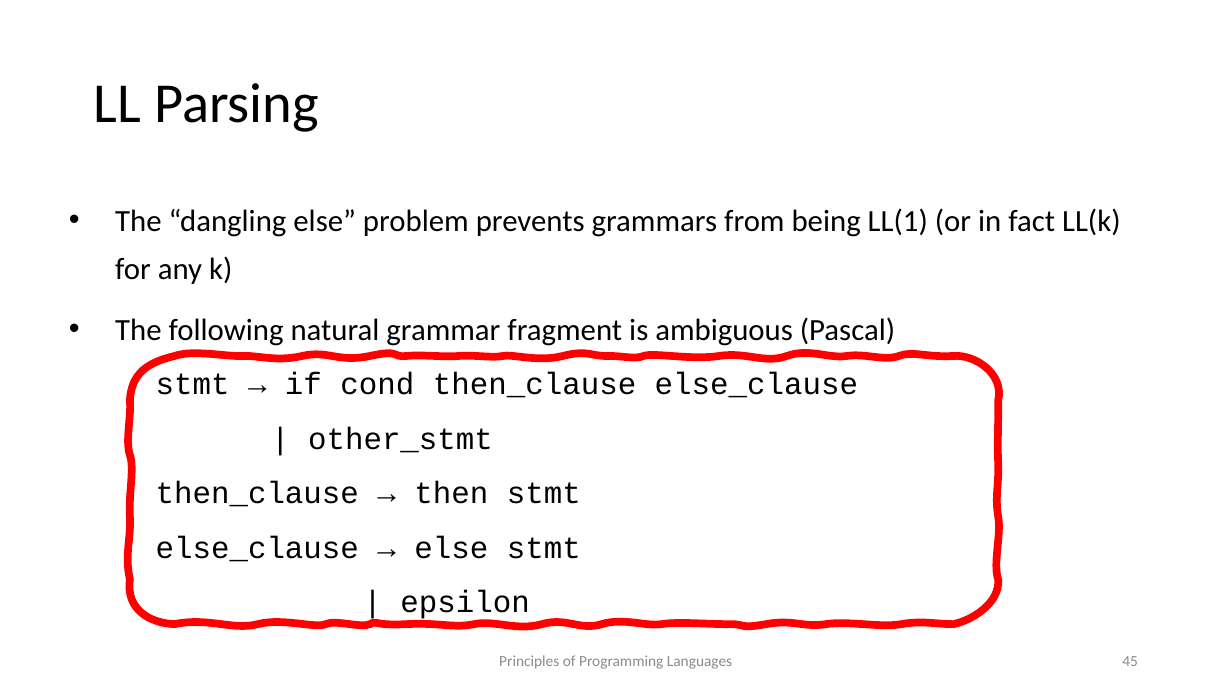
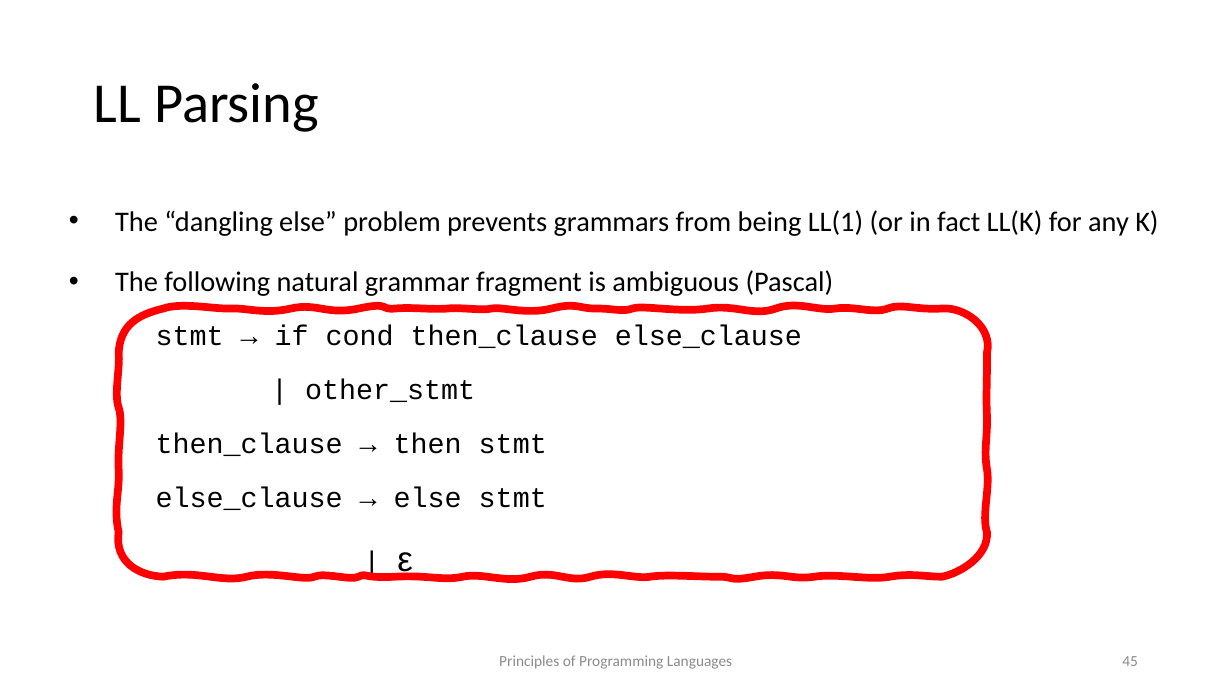
Before and after one commit to kongm/pl-design, a slide deck: slide 45 of C3-SyntacticAnalysis.pptx. Drawn at 1232x693 pixels with LibreOffice and Linux fonts; fonts in the diff are those of the drawing. Boxes give left, top, right and bottom in pixels: in the first picture for what was removed or moved away, otherwise in the second. Text is boxed around its words. In the diff, an @@ line names an element or a change of style, - is before the commit and + after.

```diff
--- a/C3-SyntacticAnalysis.pptx
+++ b/C3-SyntacticAnalysis.pptx
@@ text at box(115, 210, 1158, 236): text changed; size 24.1 to 22.1 pt @@
-• The “dangling else” problem prevents grammars from being LL(1) (or in fact LL(k) for any k)
+• The “dangling else” problem prevents grammars from being LL(1) (or in fact LL(K) for any K)
@@ text at box(115, 270, 834, 510): size 24.1 to 22.1 pt in "The following natural grammar fragment is ambiguous ...", "stmt → if cond then_clause else_clause", "| other_stmt", "then_clause → then stmt" and 1 more places; line spacing 1.3 to 1.4 @@
@@ freeform shape: place and size @@
-freeform shape at box(130, 356, 999, 624)
+freeform shape at box(118, 309, 987, 577)
@@ text at box(397, 552, 413, 578): text changed; size 24.1 to 22.1 pt @@
-    | epsilon
+    | ε
```
Also in this commit, not shown: 4 other slides changed, 2 other files.
